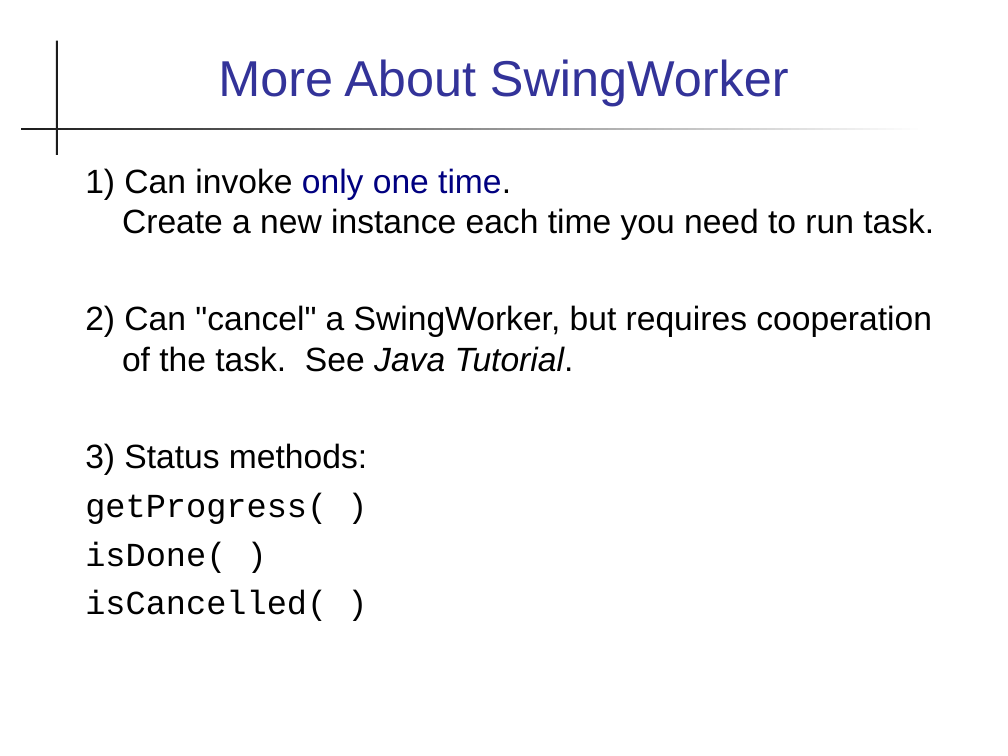
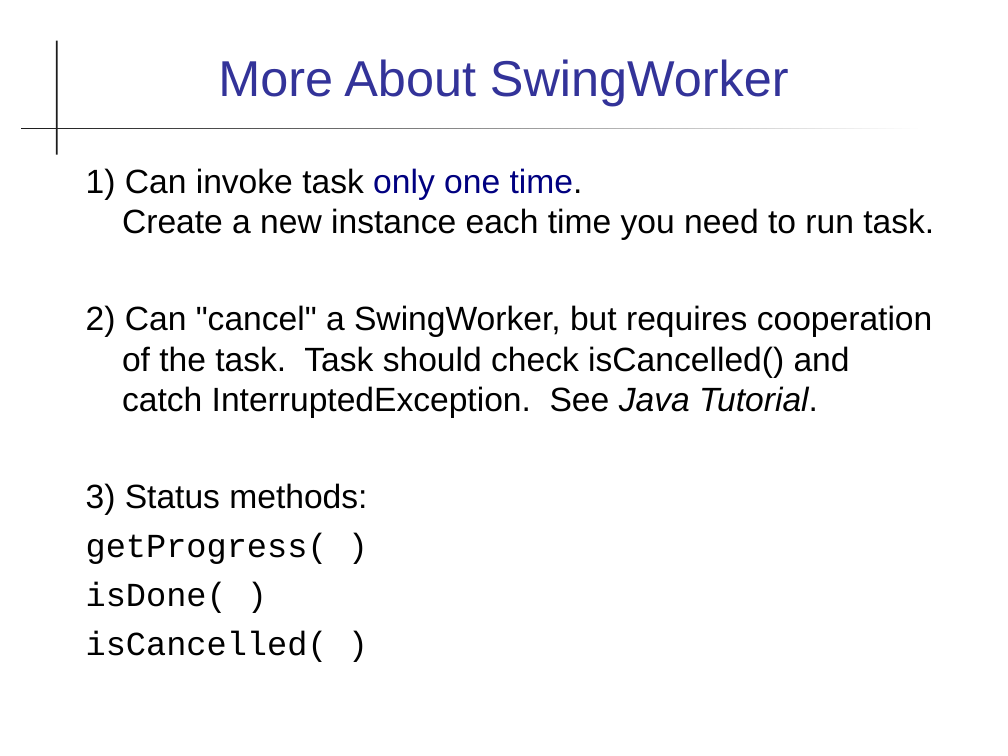
Before and after one commit to skeoop/skeoop.github.io, a slide deck: slide 19 of week10/Threads-in-Swing.ppt (slide 17 before the commit). Drawn at 1008x756 pixels with LibreOffice and Linux fonts; fonts in the diff are those of the drawing. Boxes give left, top, right and bottom in pixels: in the first picture for what was removed or moved away, otherwise in the second. Text is boxed around its words. In the diff, an @@ line names an element or a change of style, - is before the commit and + after.

```diff
--- a/week10/Threads-in-Swing.ppt
+++ b/week10/Threads-in-Swing.ppt
@@ text at (86, 168, 934, 418): text changed @@
-1) Can invoke only one time.
-Create a new instance each time you need to run task.
-2) Can "cancel" a SwingWorker, but requires cooperation of the task. See Java Tutorial.
+1) Can invoke task only one time.
+Create a new instance each time you need to run task.
+2) Can "cancel" a SwingWorker, but requires cooperation of the task. Task should check isCancelled() and catch InterruptedException. See Java Tutorial.
```
Also in this commit, not shown: 9 other slides changed, 3 slides added, 17 other files.
